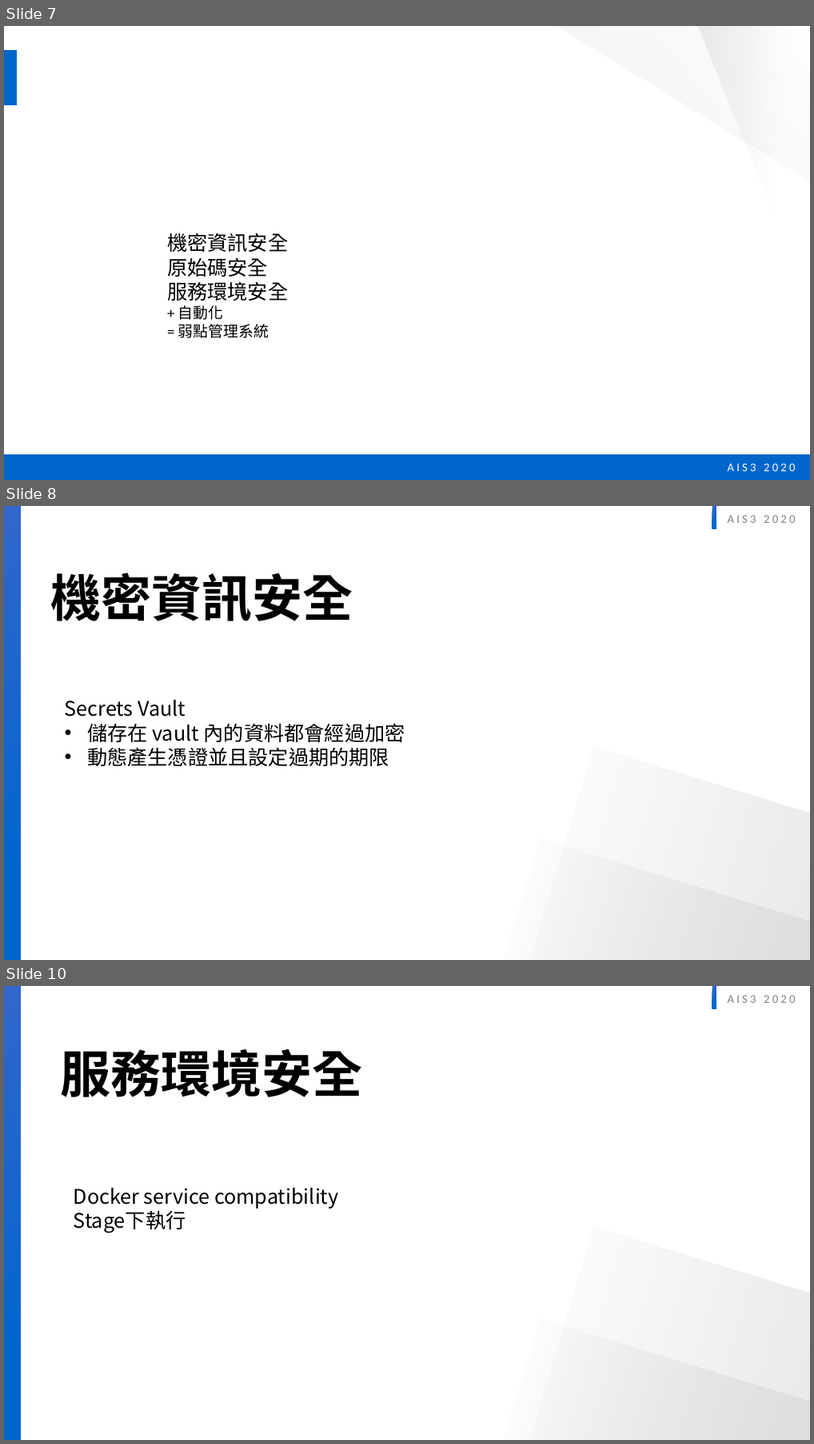
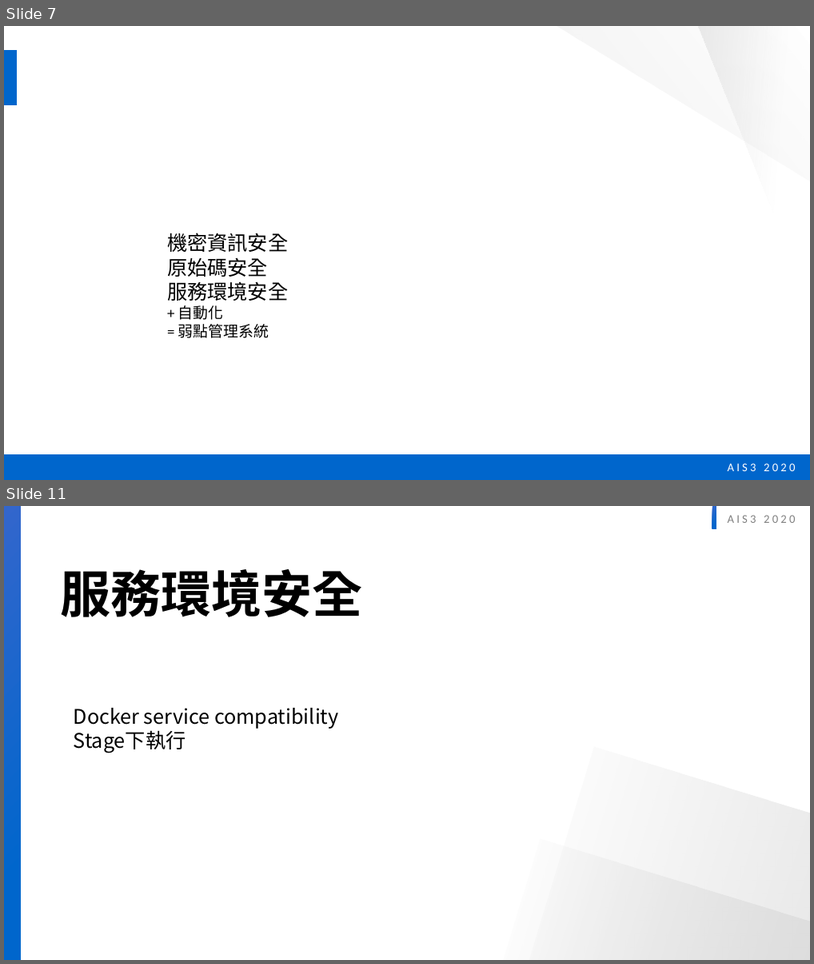
Before and after one commit to twinklestar03/AIS3-Dragon, a slide deck: AIS3 dragon security.pptx. Shown one above the other, each under a label of ours: slides 7, 8 and 10 before the commit, slides 7 and 11 after it; the slides between them are not shown. The pictures are 814x1444 and 814x964 pixels, drawn with LibreOffice and Linux fonts; fonts in the diff are those of the drawing. Boxes give left, top, right and bottom in pixels: in the first picture for what was removed or moved away, otherwise in the second. Text is boxed around its words. In the diff, an @@ line names an element or a change of style, - is before the commit and + after.

```diff
--- a/AIS3 dragon security.pptx
+++ b/AIS3 dragon security.pptx
@@ slide 8 removed at (4,506,810,960), background #FFFFFF; not listed: 5 template elements that a slide beside it also shows @@
@@ text removed at (51,572,354,621) @@
-機密資訊安全
@@ text removed at (65,700,406,766) @@
-Secrets Vault
-• 儲存在 vault 內的資料都會經過加密
-• 動態產生憑證並且設定過期的期限
@@ what was slide 10 is now slide 11 @@
```
Also in this commit, not shown: 3 slides changed, 2 slides added.
